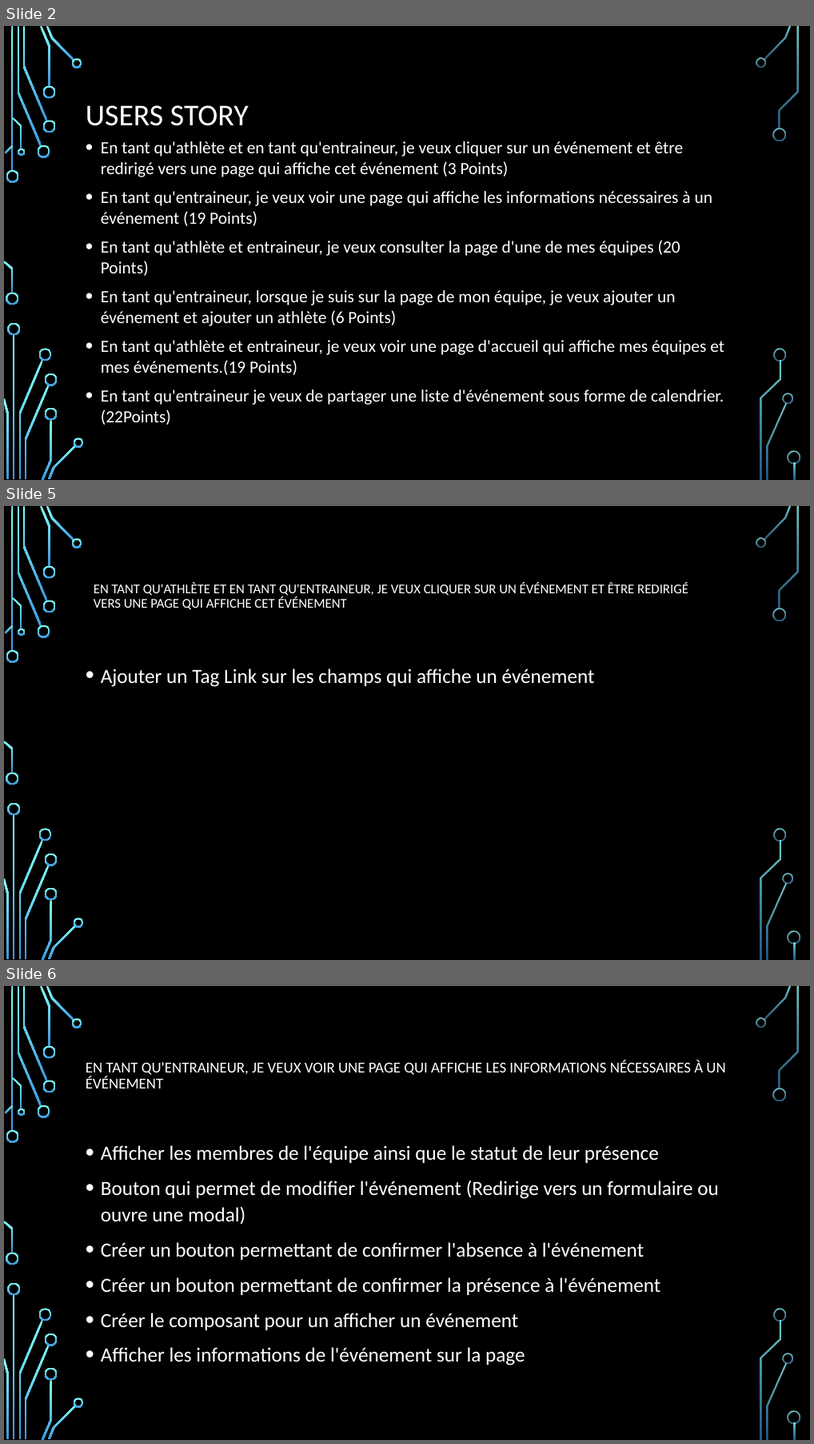
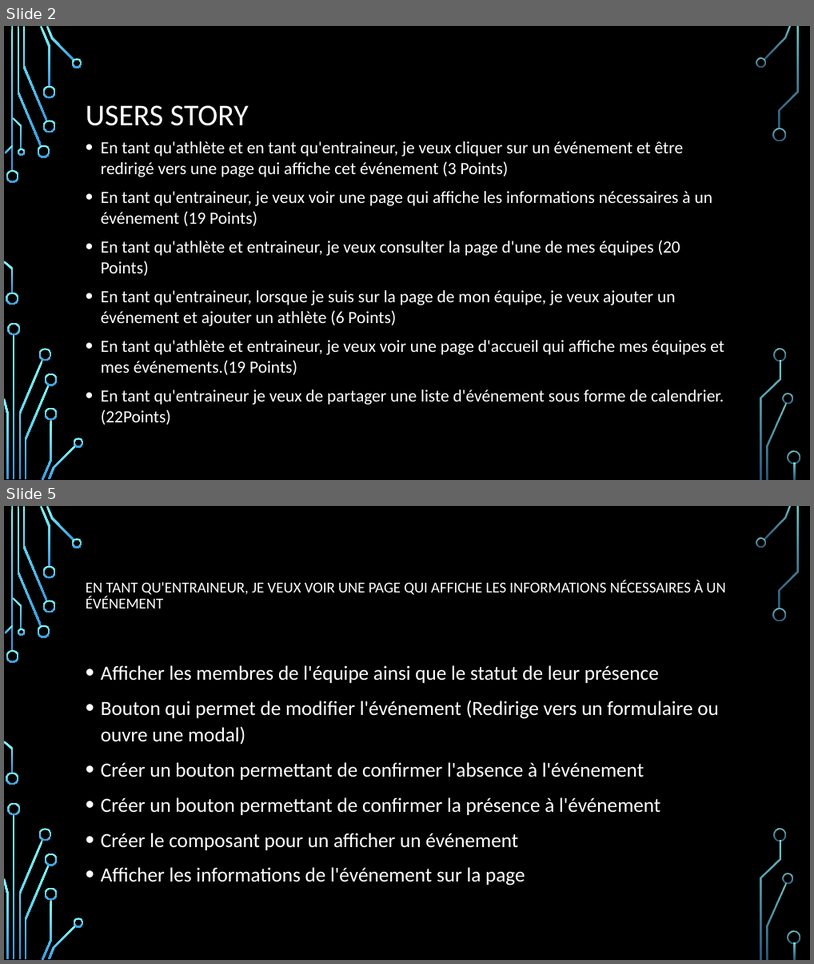
Before and after one commit to DFC-Informatique-Cegep-de-Sainte-Foy/GestionEquipesSportives, a slide deck: Documentation/Revue 3/Presentation_Revue_3.pptx. Shown one above the other, each under a label of ours: slides 2, 5 and 6 before the commit, slides 2 and 5 after it; the slides between them are not shown. The pictures are 814x1444 and 814x964 pixels, drawn with LibreOffice and Linux fonts; fonts in the diff are those of the drawing; background and template pictures are left out. Boxes give left, top, right and bottom in pixels: in the first picture for what was removed or moved away, otherwise in the second. Text is boxed around its words. In the diff, an @@ line names an element or a change of style, - is before the commit and + after.

```diff
--- a/Documentation/Revue 3/Presentation_Revue_3.pptx
+++ b/Documentation/Revue 3/Presentation_Revue_3.pptx
@@ slide 5 removed at (4,506,810,960), background picture (left out); not listed: 36 template elements that a slide beside it also shows @@
@@ title removed at (94,582,689,610) @@
-EN TANT QU'ATHLÈTE ET EN TANT QU'ENTRAINEUR, JE VEUX CLIQUER SUR UN ÉVÉNEMENT ET ÊTRE REDIRIGÉ VERS UNE PAGE QUI AFFICHE CET ÉVÉNEMENT
@@ text removed at (101,668,595,687) @@
-• Ajouter un Tag Link sur les champs qui affiche un événement
@@ what was slide 6 is now slide 5 @@
```
Also in this commit, not shown: 3 slides changed, 4 slides added, 1 other slide removed.
